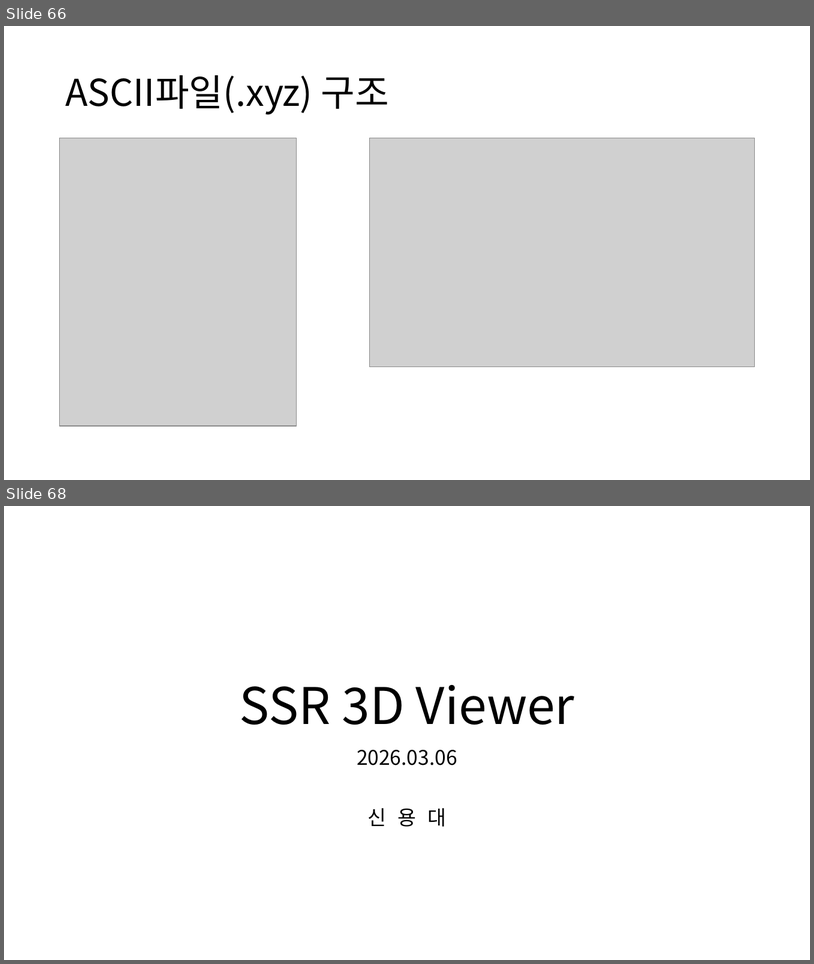
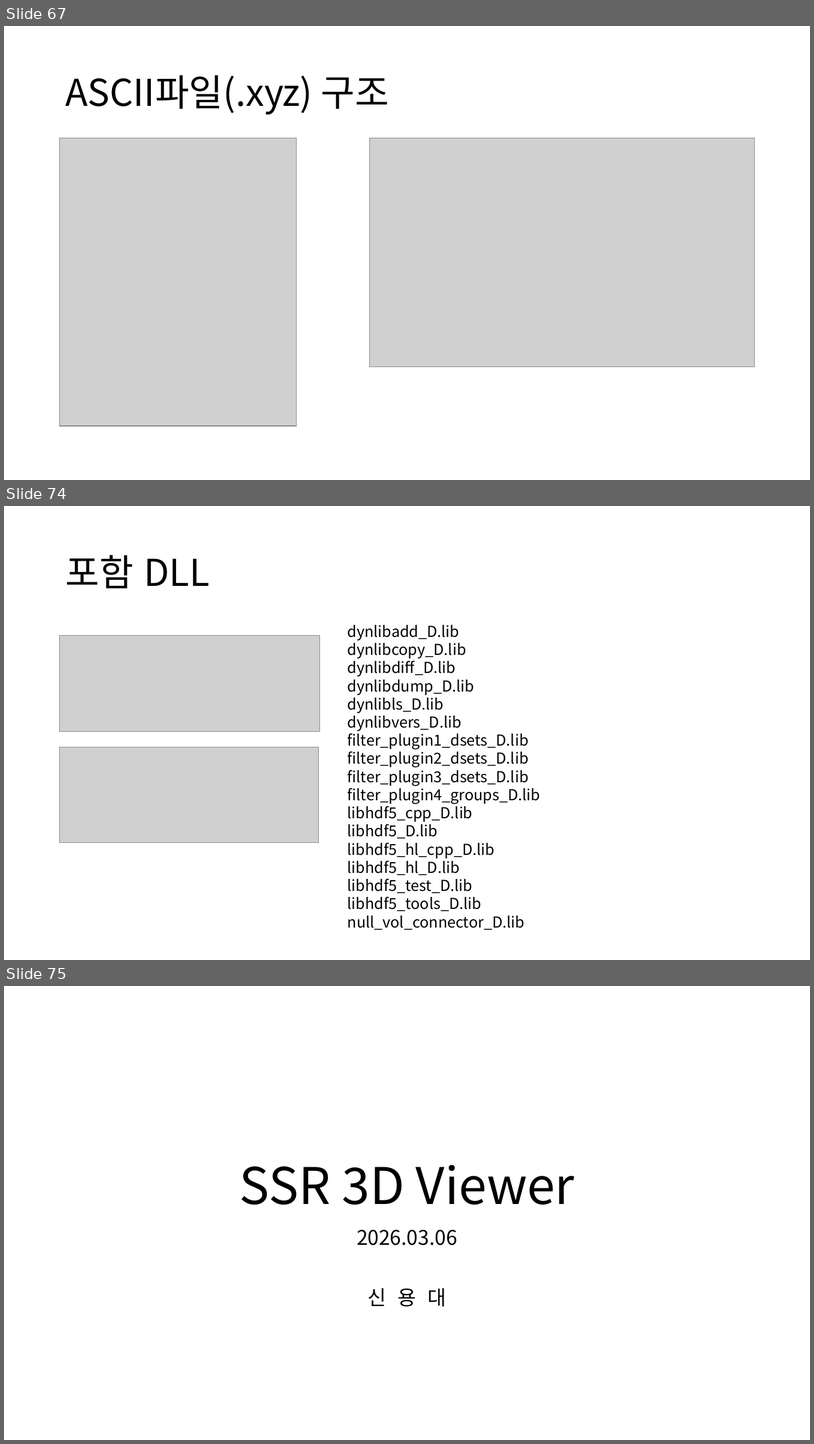
Before and after one commit to ShinYongDae/MyJob, a slide deck: Zygo Software개발.pptx. Shown one above the other, each under a label of ours: slides 66 and 68 before the commit, slides 67, 74 and 75 after it; the slides between them are not shown. The pictures are 814x964 and 814x1444 pixels, drawn with LibreOffice and Linux fonts; fonts in the diff are those of the drawing; grey boxes stand for pictures. Boxes give left, top, right and bottom in pixels: in the first picture for what was removed or moved away, otherwise in the second. Text is boxed around its words. In the diff, an @@ line names an element or a change of style, - is before the commit and + after.

```diff
--- a/Zygo Software개발.pptx
+++ b/Zygo Software개발.pptx
@@ slide 74 added at <box>4,506,810,960</box>, background #FFFFFF @@
@@ title added at <box>65,555,209,588</box>, 44 pt, text #000000 @@
+포함 DLL
@@ text added at <box>348,625,540,930</box>, 18 pt, text #000000 @@
+dynlibadd_D.lib
+dynlibcopy_D.lib
+dynlibdiff_D.lib
+dynlibdump_D.lib
+dynlibls_D.lib
+dynlibvers_D.lib
+filter_plugin1_dsets_D.lib
+filter_plugin2_dsets_D.lib
+filter_plugin3_dsets_D.lib
+filter_plugin4_groups_D.lib
+libhdf5_cpp_D.lib
+libhdf5_D.lib
+libhdf5_hl_cpp_D.lib
+libhdf5_hl_D.lib
+libhdf5_test_D.lib
+libhdf5_tools_D.lib
+null_vol_connector_D.lib
@@ picture added at <box>60,636,320,731</box> @@
@@ picture added at <box>60,747,319,843</box> @@
@@ what was slide 66 is now slide 67 @@
@@ what was slide 68 is now slide 75 @@
```
Also in this commit, not shown: 10 other slides added, 1 other file.
